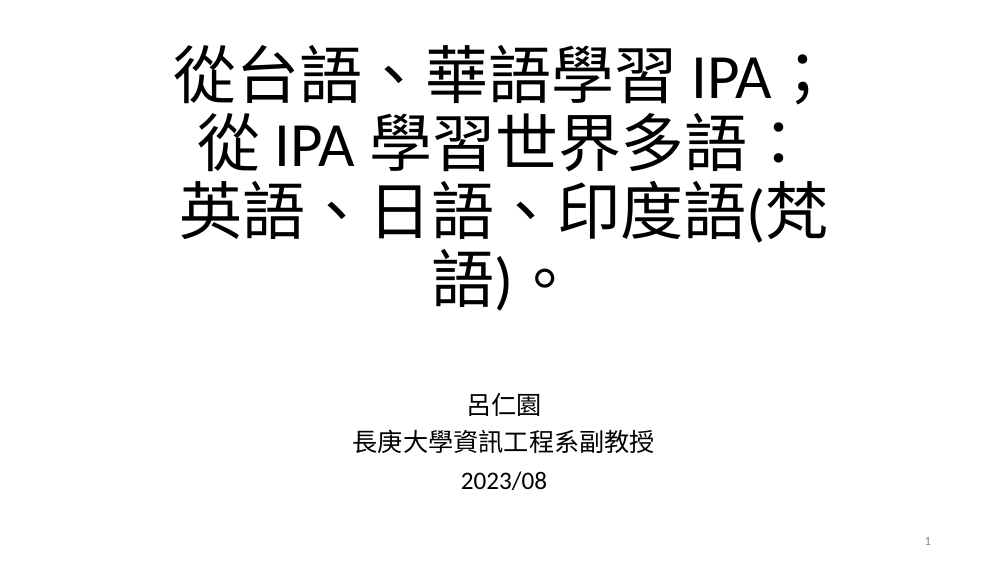
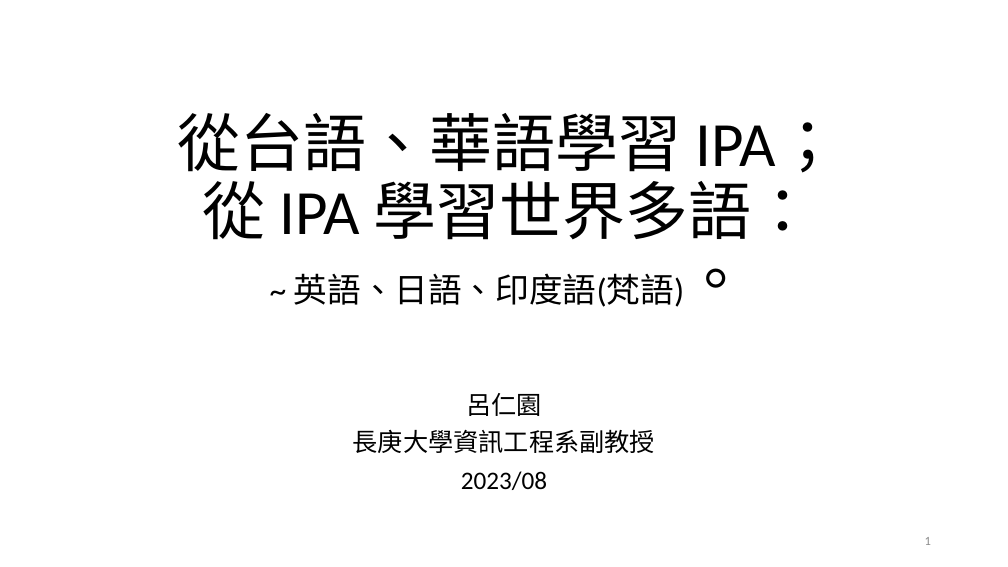
Before and after one commit to renyuanL/ryLecture2023, a slide deck: slide 1 of 台語、IPA、多語.pptx. Drawn at 1008x567 pixels with LibreOffice and Linux fonts; fonts in the diff are those of the drawing. Boxes give left, top, right and bottom in pixels: in the first picture for what was removed or moved away, otherwise in the second. Text is boxed around its words. In the diff, an @@ line names an element or a change of style, - is before the commit and + after.

```diff
--- a/台語、IPA、多語.pptx
+++ b/台語、IPA、多語.pptx
@@ title at [178, 113, 839, 307]: text changed @@
-從台語、華語學習 IPA；
-從 IPA 學習世界多語：
-英語、日語、印度語(梵語)。
+從台語、華語學習 IPA；
+從 IPA 學習世界多語：
+~ 英語、日語、印度語(梵語)。
```
Also in this commit, not shown: 3 other slides changed, 1 slide added, 2 other files.
